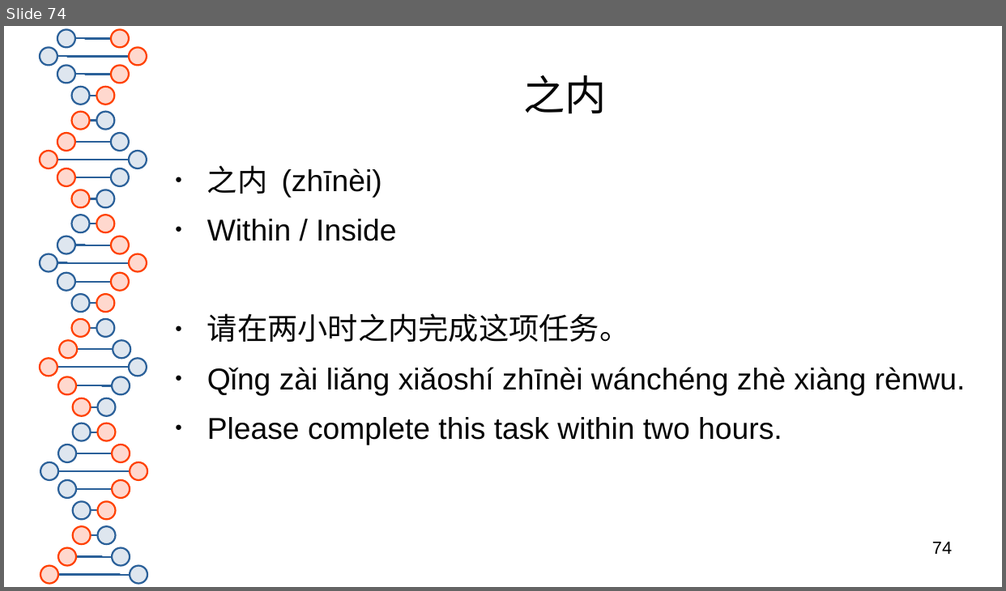
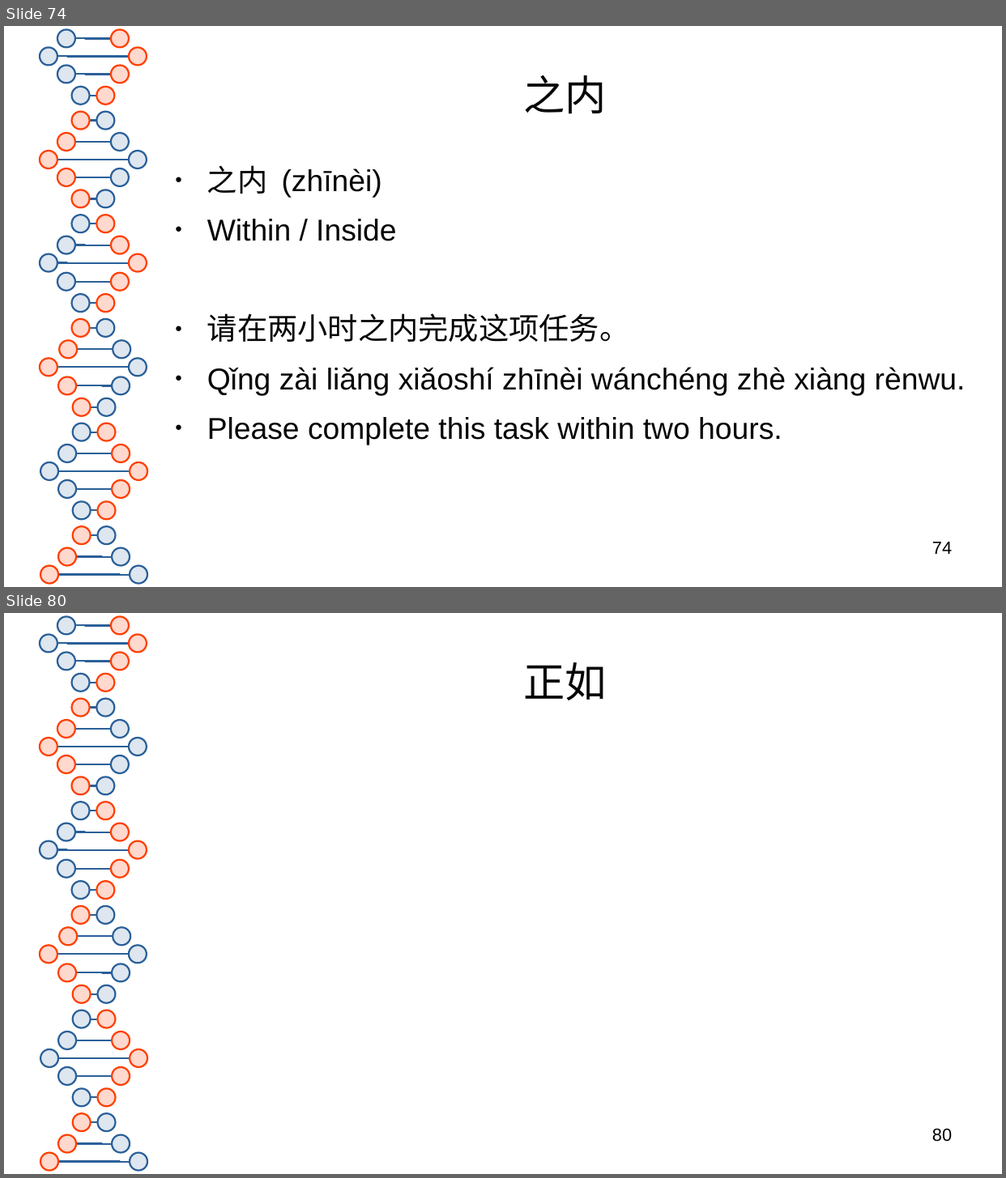
Before and after one commit to 23x41/HSK3.0, a slide deck: HSK 3.0 Level 5.pptx. Shown one above the other, each under a label of ours: slide 74 before the commit, slides 74 and 80 after it; the slides between them are not shown. The pictures are 1006x591 and 1006x1178 pixels, drawn with LibreOffice and Linux fonts; fonts in the diff are those of the drawing. Boxes give left, top, right and bottom in pixels: in the first picture for what was removed or moved away, otherwise in the second. Text is boxed around its words. In the diff, an @@ line names an element or a change of style, - is before the commit and + after.

```diff
--- a/HSK 3.0 Level 5.pptx
+++ b/HSK 3.0 Level 5.pptx
@@ slide 80 added at <box>4,613,1002,1174</box>, background #FFFFFF; not listed: 81 template elements that a slide beside it also shows @@
@@ title added at <box>524,662,607,700</box>, 33 pt, text #050505 @@
+正如
@@ page number added at <box>932,1129,952,1142</box>, 14 pt, text #000000 @@
+80
```
Also in this commit, not shown: 35 other slides added, 1 other file.
